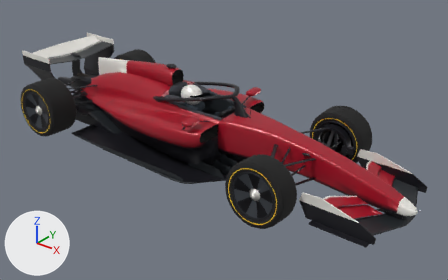
A saved change to the glTF model car/car_lod1.glb.
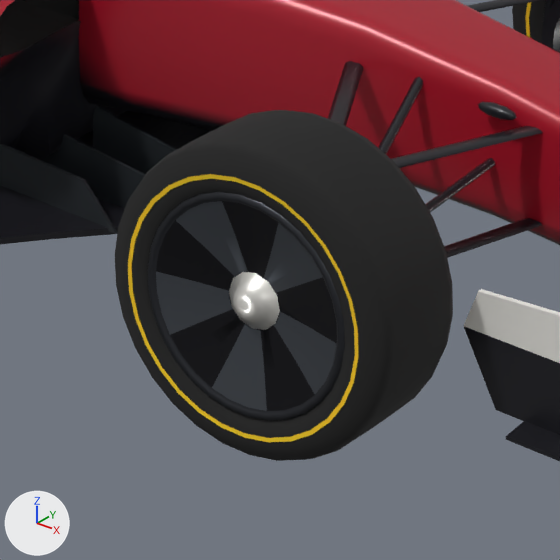
The first picture shows the older version from a 50 mm camera at (6.43, -5.17, 3.48) aimed at (2.26, 0.05, 0.25). The close-ups show the older and then the newer version on the part from 45% to 71% of the width and 47% to 89% of the height of that picture. Only the edits that show in the close-ups are written down. Arrows for +X, +Y and +Z are at lower left; the lights stay in place. Where no turn or scale is listed for an object, it has been applied to the vertices. Vertices at exactly the same position are counted once.

In view in the first close-up: 'car.001', 'steer_FL', 'suspension', 'wheel_FL', 'wheel_FR'.
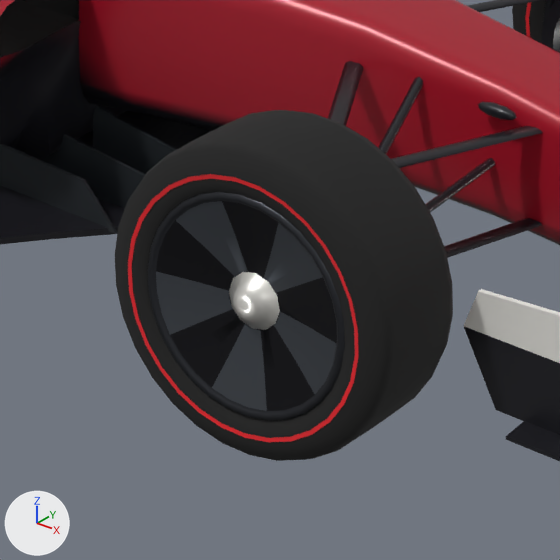
Where the change shows, as pixel boxes [x1, y1, x2, y2] in the close-ups (560 x 560 px):
part 1 of me_wheel_fr, recoloured
    both: [128, 174, 359, 442]

What changed in the scene script:
```text
Change me_wheel_fr:
    where me_wheel_fr.from_pydata(...)  # 968 vertices, 1658 faces; spans x -0.352..0.352, y -0.16..0.179, z -0.353..0.353
    used by ob_wheel_fr; location = (3.4, -0.8, 0.353)
    me_wheel_fr part 1: 120 faces centred in x -0.289..0.289, y -0.16..0.16, z -0.296..0.296 are repainted in the vertex colours; the middle colour goes from yellow #e8c21c to red #d8222a
```
